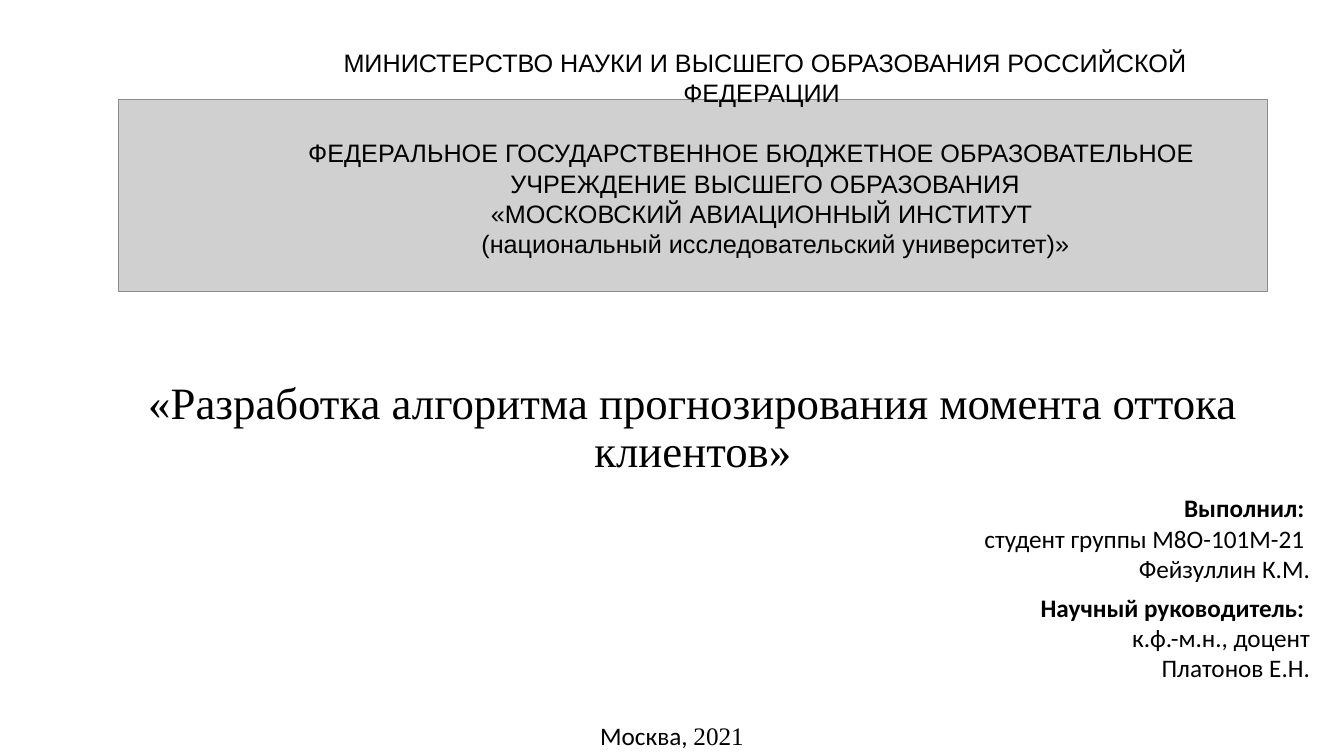
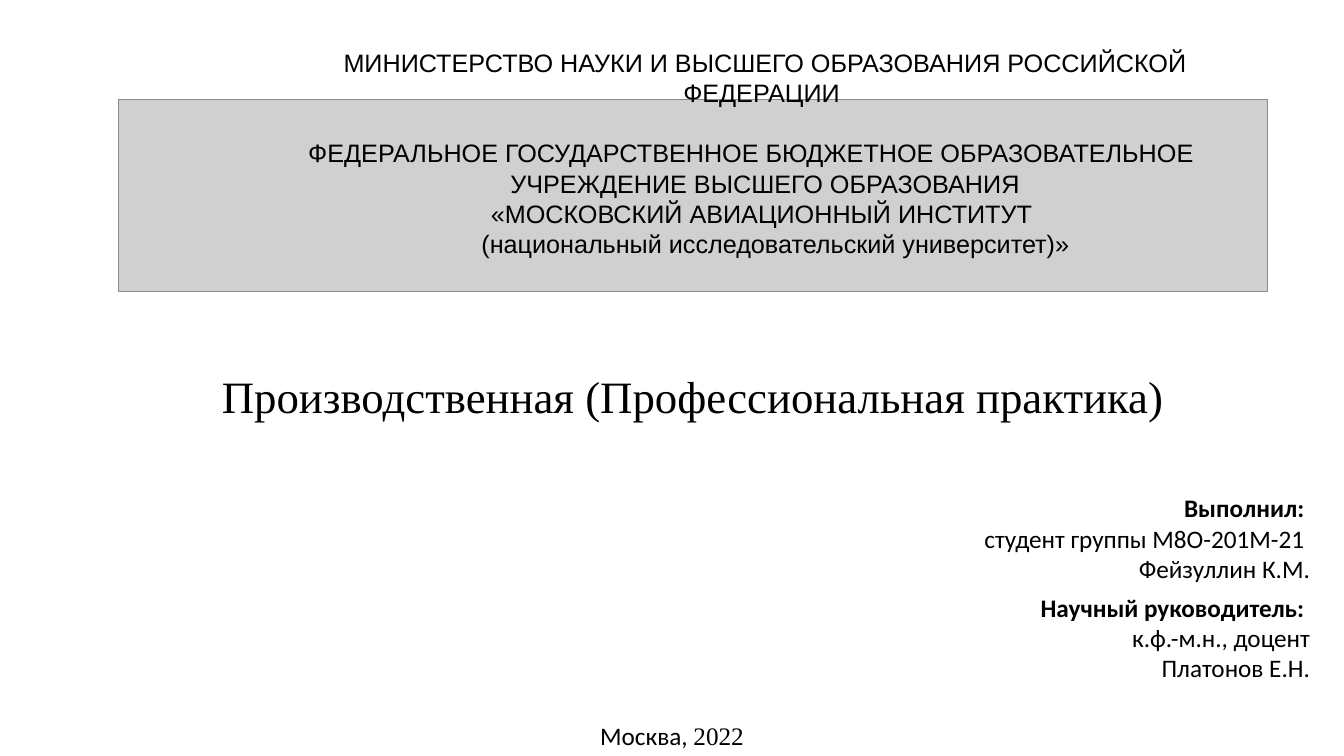
Before and after one commit to JacKira/MastersDegree, a slide deck: slide 1 of Отчет_3_сем/speech.pptx. Drawn at 1344x756 pixels with LibreOffice and Linux fonts; fonts in the diff are those of the drawing; grey boxes stand for pictures. Boxes give left, top, right and bottom in pixels: in the first picture for what was removed or moved away, otherwise in the second. Text is boxed around its words. In the diff, an @@ line names an element or a change of style, - is before the commit and + after.

```diff
--- a/Отчет_3_сем/speech.pptx
+++ b/Отчет_3_сем/speech.pptx
@@ title at (222, 382, 1163, 423): text changed @@
-«Разработка алгоритма прогнозирования момента оттока клиентов»
+Производственная (Профессиональная практика)
@@ text at (984, 530, 1304, 552): text changed @@
-студент группы М8О-101М-21
+студент группы М8О-201М-21
@@ text at (600, 728, 743, 748): text changed @@
-Москва, 2021
+Москва, 2022
```
Also in this commit, not shown: 2 other slides changed, 10 slides added, 1 slide removed, 1 other file.
